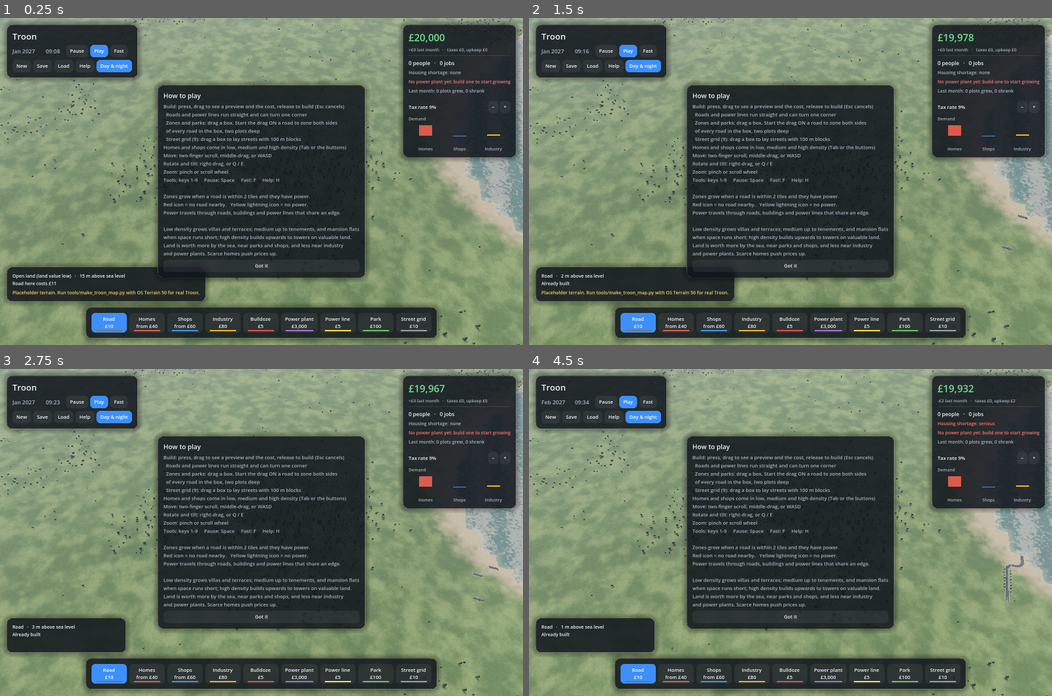
Above: before the commit, frames 1-4 (two rows, left to right).
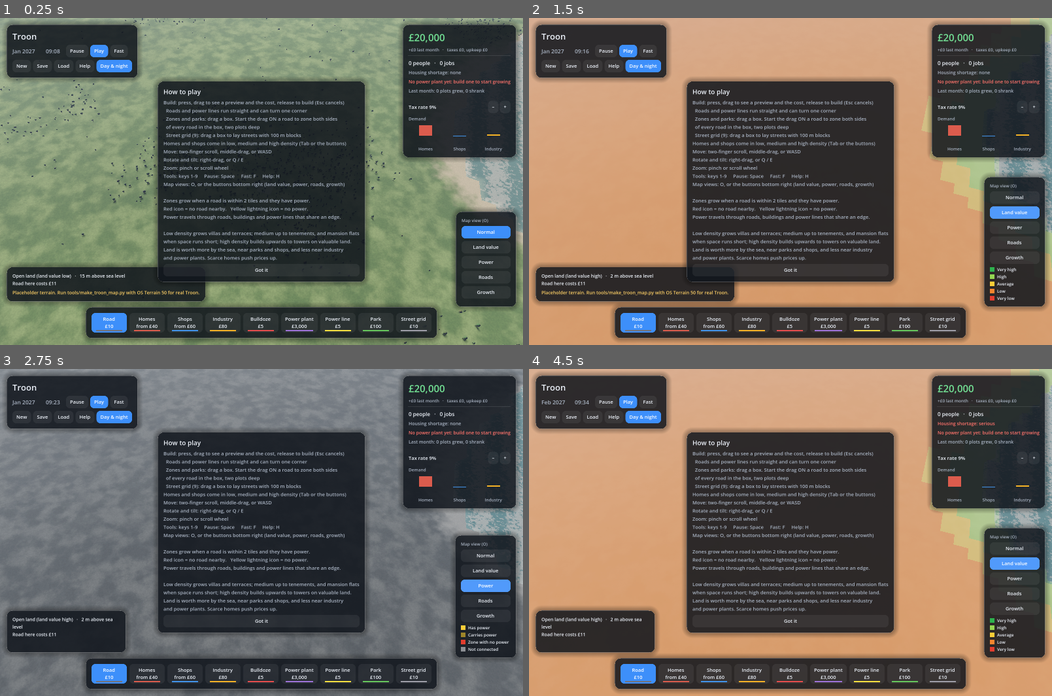
Above: after the commit, the same moments.

Repository: samdickie/city-sim-creator
Game: Godot game, scene res://game3d.tscn
The game is run twice, just before and just after one commit, with the same random seed, the same clock (stepped at 60 frames per second) and the same inputs.
Inputs (mouse positions are in pixels of both pictures, inside the frame that each line leads up to):
- Up to frame 1 (0.25 s): no input
- Up to frame 2 (1.5 s): click (1015, 246) at 0.5 s, where only the run after the commit has a clickable "Land value"; click (1015, 214) at 1.25 s, where only the run after the commit has a clickable "Land value"
- Up to frame 3 (2.75 s): click (486, 578) at 2 s, where only the run after the commit has a clickable "Power"
- Up to frame 4 (4.5 s): click (1015, 571) at 2.75 s, where only the run after the commit has a clickable "Land value"; click (1015, 594) at 3.5 s, where only the run after the commit has a clickable "Roads"; click (1015, 558) at 4.25 s, where only the run after the commit has a clickable "Land value"

The runs differ from the first frame. In frame 1, 11% of the frame differs, in the area x 29-100%, y 18-90%; in frame 2, 59%; in frame 3, 59%; in frame 4, 61%, in the area x 0-100%, y 0-100%.

Commit message:
Map overlays: land value, power, roads and growth
- O or the buttons bottom right switch the map view, with a colour key
- Ground and buildings take each plot's colour; trees, paving and parked cars hide
- Simulation gives a growth state per zone (growing, waiting, stuck, full)

Co-Authored-By: Claude Opus 5.5 <noreply@anthropic.com>
Claude-Session: https://claude.ai/code/session_01TJfN1XR5FkkXgydyT6DSGx

Diff:
--- a/scripts/game3d.gd
+++ b/scripts/game3d.gd
@@ -102,6 +102,7 @@
 	assert(Tile.keys() == Simulation.Tile.keys(), "game3d.gd Tile list differs from simulation.gd")
 	assert(Tile.keys() == WorldView.Tile.keys(), "world3d.gd Tile list differs from simulation.gd")
 	assert(Tile.keys() == Cars.Tile.keys(), "cars.gd Tile list differs from simulation.gd")
+	assert(Simulation.Growth.keys() == WorldView.Growth.keys(), "world3d.gd Growth list differs from simulation.gd")
 	_load_map()
 	_compute_slopes()
 	sim.setup(map_w, map_h, water)
@@ -135,9 +136,11 @@
 	hud.save_pressed.connect(_save_game)
 	hud.load_pressed.connect(_load_game)
 	hud.day_cycle_toggled.connect(_set_day_cycle)
+	hud.overlay_chosen.connect(_set_overlay)
 
 	_select_tool(Tool.ROAD)
 	hud.set_density(current_density)
+	_set_overlay(WorldView.Overlay.NONE)
 	_set_speed(1)
 	_refresh_hud()
 	if map_credits != "":
@@ -271,6 +274,8 @@
 				_set_speed(Settings.FAST_SPEED)
 			KEY_H:
 				hud.help_panel.visible = not hud.help_panel.visible
+			KEY_O:
+				_set_overlay((world.overlay + 1) % WorldView.Overlay.size())
 
 
 func _process(delta: float) -> void:
@@ -620,6 +625,11 @@
 	_update_info()
 
 
+func _set_overlay(kind: int) -> void:
+	world.set_overlay(kind)
+	hud.set_overlay(kind, world.overlay_legend(kind))
+
+
 func _set_day_cycle(on: bool) -> void:
 	day_cycle = on
 	if not on:
--- a/scripts/hud.gd
+++ b/scripts/hud.gd
@@ -4,6 +4,7 @@
 ##   Top right:     money, budget, people, power, tax, demand
 ##   Bottom centre: building tools with prices
 ##   Bottom left:   what's under the mouse, and messages
+##   Bottom right:  map overlays (land value, power, roads, growth) and their key
 ## It only displays things and reports button presses; the game decides what they do.
 
 signal tool_chosen(tool_id: int)
@@ -14,6 +15,7 @@
 signal save_pressed
 signal load_pressed
 signal day_cycle_toggled(on: bool)
+signal overlay_chosen(kind: int)
 
 const Settings = preload("res://scripts/settings.gd")
 
@@ -22,6 +24,12 @@
 const TEXT_DIM := Color(0.66, 0.70, 0.76)
 const GOOD := Color(0.45, 0.88, 0.58)
 const BAD := Color(1.0, 0.45, 0.42)
+const OVERLAY_NAMES := ["Normal", "Land value", "Power", "Roads", "Growth"]
+const OVERLAY_TIPS := ["The normal view",
+	"What land is worth: the sea, parks and shops raise it; industry and power plants lower it",
+	"Which plots have electricity, and what carries it",
+	"How far each plot is from a road (zones need one within 2 tiles)",
+	"Why each zone is or isn't growing"]
 
 var tool_buttons := {}
 var density_buttons := {}
@@ -40,6 +48,8 @@
 var message_label: Label
 var help_panel: PanelContainer
 var demand_box: Control
+var overlay_buttons := {}
+var legend_box: VBoxContainer
 var confirm_new: ConfirmationDialog
 var _message_time := 0.0
 var _sim                         # read for the demand bars
@@ -59,6 +69,7 @@
 	_build_top_right(root)
 	_build_toolbar(root, tools)
 	_build_info(root)
+	_build_overlays(root)
 	_build_help(root)
 
 	confirm_new = ConfirmationDialog.new()
@@ -239,6 +250,53 @@
 	box.add_child(message_label)
 
 
+func _build_overlays(root: Control) -> void:
+	var panel := _panel(root)
+	panel.anchor_left = 1.0
+	panel.anchor_right = 1.0
+	panel.anchor_top = 1.0
+	panel.anchor_bottom = 1.0
+	panel.offset_left = -20.0
+	panel.offset_right = -20.0
+	panel.offset_top = -116.0      # above the toolbar
+	panel.offset_bottom = -116.0
+	panel.grow_horizontal = Control.GROW_DIRECTION_BEGIN
+	panel.grow_vertical = Control.GROW_DIRECTION_BEGIN
+	var box := _vbox(panel)
+	box.add_child(_label("Map view (O)", 13, TEXT_DIM))
+	for kind in OVERLAY_NAMES.size():
+		var b := _button(OVERLAY_NAMES[kind], true)
+		b.custom_minimum_size = Vector2(150, 0)
+		b.tooltip_text = OVERLAY_TIPS[kind]
+		b.pressed.connect(func(): overlay_chosen.emit(kind))
+		box.add_child(b)
+		overlay_buttons[kind] = b
+	legend_box = VBoxContainer.new()
+	legend_box.add_theme_constant_override("separation", 4)
+	box.add_child(legend_box)
+
+
+func set_overlay(kind: int, legend: Array) -> void:
+	# Highlight the chosen view and show its colour key.
+	for k in overlay_buttons:
+		(overlay_buttons[k] as Button).set_pressed_no_signal(k == kind)
+	for child in legend_box.get_children():
+		child.queue_free()
+	for entry in legend:
+		var row := HBoxContainer.new()
+		row.add_theme_constant_override("separation", 8)
+		var swatch := ColorRect.new()
+		swatch.color = entry[0]
+		swatch.custom_minimum_size = Vector2(14, 14)
+		swatch.size_flags_vertical = Control.SIZE_SHRINK_CENTER
+		row.add_child(swatch)
+		var text := _label(entry[1], 13, TEXT)
+		text.custom_minimum_size = Vector2(130, 0)
+		text.autowrap_mode = TextServer.AUTOWRAP_WORD_SMART
+		row.add_child(text)
+		legend_box.add_child(row)
+
+
 func _build_help(root: Control) -> void:
 	help_panel = _panel(root)
 	help_panel.anchor_left = 0.5
@@ -259,7 +317,8 @@
 		"Move: two-finger scroll, middle-drag, or WASD\n" +
 		"Rotate and tilt: right-drag, or Q / E\n" +
 		"Zoom: pinch or scroll wheel\n" +
-		"Tools: keys 1-9     Pause: Space     Fast: F     Help: H\n\n" +
+		"Tools: keys 1-9     Pause: Space     Fast: F     Help: H\n" +
+		"Map views: O, or the buttons bottom right (land value, power, roads, growth)\n\n" +
 		"Zones grow when a road is within %d tiles and they have power.\n" % Settings.ROAD_REACH +
 		"Red icon = no road nearby.   Yellow lightning icon = no power.\n" +
 		"Power travels through roads, buildings and power lines that share an edge.\n\n" +
--- a/scripts/simulation.gd
+++ b/scripts/simulation.gd
@@ -7,6 +7,7 @@
 const Settings = preload("res://scripts/settings.gd")
 
 enum Tile { EMPTY, ROAD, HOMES, SHOPS, INDUSTRY, POWER_PLANT, POWER_LINE, PARK }
+enum Growth { NONE, GROWING, WAITING, BLOCKED, FULL }   # for the growth map
 
 # --- The city ---
 var w := 0
@@ -120,38 +121,55 @@
 
 func zone_status(i: int) -> String:
 	# A plain-English reason for what a zone plot is doing.
+	var check := _zone_check(i)
+	var text: String = check[1]
+	return text
+
+
+func growth_state(i: int) -> int:
+	# For the growth map: GROWING, WAITING (demand, space or land value),
+	# BLOCKED (needs a road or power), FULL, or NONE for anything but zones.
+	if not is_zone(tiles[i]):
+		return Growth.NONE
+	var check := _zone_check(i)
+	var state: int = check[0]
+	return state
+
+
+func _zone_check(i: int) -> Array:
+	# [Growth state, reason in plain English] for a zone plot.
 	var t: int = tiles[i]
 	if not has_road_access(i):
-		return "won't grow, needs a road within %d tiles" % Settings.ROAD_REACH
+		return [Growth.BLOCKED, "won't grow, needs a road within %d tiles" % Settings.ROAD_REACH]
 	_update_power()
 	if powered[i] == 0:
 		if _net_id[i] < 0:
-			return "no power, link it to a power plant (roads, zones and power lines carry power)"
-		return "no power, the power plant is full, build another"
+			return [Growth.BLOCKED, "no power, link it to a power plant (roads, zones and power lines carry power)"]
+		return [Growth.BLOCKED, "no power, the power plant is full, build another"]
 	var lv: int = levels[i]
 	if lv < max_level(i) and _net_spare[_net_id[i]] <= 0:
-		return "waiting, the power plant is full, build another"
+		return [Growth.BLOCKED, "waiting, the power plant is full, build another"]
 	if lv >= max_level(i):
 		if t != Tile.INDUSTRY and density[i] < 2:
-			return "fully built for %s density (zone it higher to let it grow more)" % density_name(i)
-		return "fully built up"
+			return [Growth.FULL, "fully built for %s density (zone it higher to let it grow more)" % density_name(i)]
+		return [Growth.FULL, "fully built up"]
 	var next_stage: int = stage_at(i, lv + 1)
 	if demand_for(t) < step_size(i) * 0.5:
 		match t:
 			Tile.HOMES:
-				return "waiting, the town needs more jobs first"
+				return [Growth.WAITING, "waiting, the town needs more jobs first"]
 			Tile.SHOPS:
-				return "waiting, the town needs more residents first"
+				return [Growth.WAITING, "waiting, the town needs more residents first"]
 			Tile.INDUSTRY:
-				return "waiting, the town needs more workers first"
+				return [Growth.WAITING, "waiting, the town needs more workers first"]
 	if next_stage > Settings.FREE_STAGE:
 		_update_land_value()
 		var needed: float = Settings.TALL_VALUE_NEEDED[next_stage]
 		if land_value[i] < needed:
-			return "land value too low to build taller (the sea, parks and shops nearby raise it; industry lowers it)"
+			return [Growth.WAITING, "land value too low to build taller (the sea, parks and shops nearby raise it; industry lowers it)"]
 		if density[i] < 2 and shortage_for(t) <= 0.0:
-			return "will build taller when the town runs short of space"
-	return "growing"
+			return [Growth.WAITING, "will build taller when the town runs short of space"]
+	return [Growth.GROWING, "growing"]
 
 
 func demand_for(t: int) -> float:
--- a/scripts/world3d.gd
+++ b/scripts/world3d.gd
@@ -152,6 +152,25 @@
 var _tree_crown_idx := PackedInt32Array()
 var _trees_in_tile := {}                       # tile index -> Array of tree numbers
 var _tile_has_trees := PackedByteArray()       # 1 = that tile's trees are showing
+# --- Map overlays (land value, power, roads, growth) ---
+enum Overlay { NONE, LAND_VALUE, POWER, ROADS, GROWTH }
+enum Growth { NONE, GROWING, WAITING, BLOCKED, FULL }   # same order as simulation.gd
+const OV_RED := Color(0.88, 0.24, 0.18)
+const OV_ORANGE := Color(0.96, 0.52, 0.18)
+const OV_YELLOW := Color(0.97, 0.80, 0.22)
+const OV_LIGHT_GREEN := Color(0.58, 0.84, 0.32)
+const OV_GREEN := Color(0.18, 0.70, 0.30)
+const OV_BLUE := Color(0.30, 0.56, 0.95)
+const OV_GREY := Color(0.55, 0.56, 0.58)
+const OV_DARK_YELLOW := Color(0.62, 0.52, 0.16)
+var overlay: int = Overlay.NONE
+var overlay_image: Image
+var overlay_texture: ImageTexture
+var roof_material: ShaderMaterial
+var _wall_owner := PackedInt32Array()     # which plot each wall belongs to
+var _wall_base := PackedColorArray()      # each wall's own colour
+var _roof_owner := PackedInt32Array()
+var _roof_base := PackedColorArray()
 var _hidden := Transform3D(Basis.from_scale(Vector3(0.001, 0.001, 0.001)), Vector3(0, -500, 0))
 
 
@@ -264,12 +283,15 @@
 	zone_texture = ImageTexture.create_from_image(zone_image)
 	warn_image = Image.create_empty(map_w, map_h, false, Image.FORMAT_RGBA8)
 	warn_texture = ImageTexture.create_from_image(warn_image)
+	overlay_image = Image.create_empty(map_w, map_h, false, Image.FORMAT_RGBA8)
+	overlay_texture = ImageTexture.create_from_image(overlay_image)
 
 	terrain_material = ShaderMaterial.new()
 	terrain_material.shader = TERRAIN_SHADER
 	terrain_material.set_shader_parameter("map_size", Vector2(map_w, map_h) * cell)
 	terrain_material.set_shader_parameter("zone_map", zone_texture)
 	terrain_material.set_shader_parameter("warn_map", warn_texture)
+	terrain_material.set_shader_parameter("overlay_map", overlay_texture)
 	var grass := _optional_texture("grass")
 	var sand := _optional_texture("sand")
 	var rock := _optional_texture("rock")
@@ -324,6 +346,7 @@
 	add_child(walls)
 
 	var roof_mat := ShaderMaterial.new()
+	roof_material = roof_mat
 	roof_mat.shader = ROOF_SHADER
 	var slate := _optional_texture("slate")
 	if slate:
@@ -504,6 +527,8 @@
 	zone_texture.update(zone_image)
 	warn_texture.update(warn_image)
 	_build_alerts()
+	if overlay != Overlay.NONE:
+		_paint_overlay()
 	if layout_changed:
 		_build_roads(tiles)
 		_build_power_lines(tiles)
@@ -574,9 +599,13 @@
 	_parked_items.clear()
 	_extra_trees.clear()
 	_values = sim.land_value_map()
+	_wall_owner.clear()
+	_roof_owner.clear()
 	for i in tiles.size():
 		var t := tiles[i]
 		var lv := levels[i]
+		var walls_before := wall_list.size()
+		var roofs_before := roof_list.size()
 		if t == Tile.POWER_PLANT:
 			_plan_plant(i, wall_list, chimney_list)
 		elif ZONE_TINTS.has(t) and lv > 0:
@@ -585,8 +614,16 @@
 			_plan_site(i, t, wall_list)
 		elif t == Tile.EMPTY and _infill[i] > 0:
 			_plan_infill(i)
+		for n in wall_list.size() - walls_before:
+			_wall_owner.append(i)
+		for n in roof_list.size() - roofs_before:
+			_roof_owner.append(i)
 	_fill(walls.multimesh, wall_list, true)
 	_fill(roofs.multimesh, roof_list, false)
+	_wall_base = _colours_of(wall_list)
+	_roof_base = _colours_of(roof_list)
+	if overlay != Overlay.NONE:
+		_recolour_buildings()
 	_fill(chimneys.multimesh, chimney_list, false)
 	_fill(paving.multimesh, _paving_items, false)
 	_fill(props.multimesh, _prop_items, false)
@@ -600,6 +637,15 @@
 	_build_city_trees(tiles, levels)
 
 
+func _colours_of(items: Array) -> PackedColorArray:
+	var out := PackedColorArray()
+	out.resize(items.size())
+	for n in items.size():
+		var item: Array = items[n]
+		out[n] = item[1]
+	return out
+
+
 func _fill(mm: MultiMesh, items: Array, custom: bool) -> void:
 	mm.instance_count = items.size()
 	for n in items.size():
@@ -608,6 +654,127 @@
 		mm.set_instance_color(n, item[1])
 		if custom:
 			mm.set_instance_custom_data(n, item[2])
+
+
+# ------------------------------------------------------------------ overlays
+
+func set_overlay(kind: int) -> void:
+	# Colour the map by land value, power, road access or growth (NONE = normal view).
+	overlay = kind
+	var on := kind != Overlay.NONE
+	terrain_material.set_shader_parameter("overlay_on", on)
+	wall_material.set_shader_parameter("overlay_on", on)
+	roof_material.set_shader_parameter("overlay_on", on)
+	# Trees, paving and parked cars would hide the colours on the ground.
+	for node: GeometryInstance3D in [paving, props, parked_bodies, parked_cabins,
+			trunks, crowns, cones, city_trunks, city_crowns]:
+		node.visible = not on
+	if on:
+		_paint_overlay()
+	else:
+		_recolour_buildings()
+
+
+func overlay_legend(kind: int) -> Array:
+	# [[colour, label], ...] for the key on screen.
+	match kind:
+		Overlay.LAND_VALUE:
+			return [[OV_GREEN, "Very high"], [OV_LIGHT_GREEN, "High"], [OV_YELLOW, "Average"],
+				[OV_ORANGE, "Low"], [OV_RED, "Very low"]]
+		Overlay.POWER:
+			return [[OV_YELLOW, "Has power"], [OV_DARK_YELLOW, "Carries power"],
+				[OV_RED, "Zone with no power"], [OV_GREY, "Not connected"]]
+		Overlay.ROADS:
+			return [[OV_GREY, "Road"], [OV_GREEN, "Next to a road"],
+				[OV_LIGHT_GREEN, "Near enough to grow"], [OV_RED, "Zone too far from a road"]]
+		Overlay.GROWTH:
+			return [[OV_GREEN, "Growing"], [OV_YELLOW, "Waiting (demand, space or land value)"],
+				[OV_RED, "Stuck (needs a road or power)"], [OV_BLUE, "Fully built"]]
+	return []
+
+
+func _paint_overlay() -> void:
+	var tiles: PackedByteArray = sim.tiles
+	var values: PackedFloat32Array = sim.land_value_map()
+	var power: PackedByteArray = sim.power_map()
+	var reach: PackedByteArray = sim.road_reach_map()
+	for y in map_h:
+		for x in map_w:
+			var i := y * map_w + x
+			overlay_image.set_pixel(x, y, _overlay_colour(i, tiles[i], values, power, reach))
+	overlay_texture.update(overlay_image)
+	_recolour_buildings()
+
+
+func _overlay_colour(i: int, t: int, values: PackedFloat32Array, power: PackedByteArray,
+		reach: PackedByteArray) -> Color:
+	var none := Color(0, 0, 0, 0)
+	if water[i] == 1:
+		return none
+	var zone := t == Tile.HOMES or t == Tile.SHOPS or t == Tile.INDUSTRY
+	match overlay:
+		Overlay.LAND_VALUE:
+			# Bands match the hover text and the land value tall buildings need.
+			var v := values[i]
+			var c := OV_RED
+			if v >= 0.65:
+				c = OV_GREEN
+			elif v >= 0.5:
+				c = OV_LIGHT_GREEN
+			elif v >= 0.35:
+				c = OV_YELLOW
+			elif v >= 0.2:
+				c = OV_ORANGE
+			return Color(c, 0.85)
+		Overlay.POWER:
+			if t == Tile.EMPTY:
+				return none
+			if zone:
+				return Color(OV_YELLOW if power[i] == 1 else OV_RED, 0.9)
+			return Color(OV_DARK_YELLOW if power[i] == 1 else OV_GREY, 0.8)
+		Overlay.ROADS:
+			if t == Tile.ROAD:
+				return Color(OV_GREY, 0.8)
+			if reach[i] == 1:
+				return Color(OV_GREEN, 0.8)
+			if reach[i] <= Settings.ROAD_REACH:
+				return Color(OV_LIGHT_GREEN, 0.7)
+			if zone:
+				return Color(OV_RED, 0.9)
+			return none
+		Overlay.GROWTH:
+			if not zone:
+				return none
+			var state: int = sim.growth_state(i)
+			match state:
+				Growth.GROWING:
+					return Color(OV_GREEN, 0.9)
+				Growth.WAITING:
+					return Color(OV_YELLOW, 0.9)
+				Growth.BLOCKED:
+					return Color(OV_RED, 0.9)
+				Growth.FULL:
+					return Color(OV_BLUE, 0.9)
+	return none
+
+
+func _recolour_buildings() -> void:
+	# In an overlay, each building takes its plot's colour; otherwise its own.
+	_recolour(walls.multimesh, _wall_owner, _wall_base)
+	_recolour(roofs.multimesh, _roof_owner, _roof_base)
+
+
+func _recolour(mm: MultiMesh, owners: PackedInt32Array, base: PackedColorArray) -> void:
+	var count := mini(mini(owners.size(), base.size()), mm.instance_count)
+	for n in count:
+		if overlay == Overlay.NONE:
+			mm.set_instance_color(n, base[n])
+			continue
+		var i := owners[n]
+		var c := overlay_image.get_pixel(i % map_w, i / map_w)
+		# Buildings use linear colour; the image is in sRGB like the ground.
+		mm.set_instance_color(n, OV_GREY.srgb_to_linear() if c.a < 0.05 \
+			else Color(c.r, c.g, c.b).srgb_to_linear())
 
 
 # ------------------------------------------------------------------- hover
--- a/shaders/building.gdshader
+++ b/shaders/building.gdshader
@@ -15,6 +15,7 @@
 uniform float wall_texture_metres = 3.0;
 uniform vec3 wall_average = vec3(0.255, 0.22, 0.157);   // the stone photo's average colour (linear)
 uniform float night = 0.0;                                // 0 = day, 1 = night: lights come on
+uniform bool overlay_on = false;   // map overlay: COLOR is the plot's overlay colour
 
 varying vec3 local_pos;
 varying vec3 local_normal;
@@ -186,6 +187,13 @@
 		}
 	}
 
+	if (overlay_on) {
+		// Map overlay: the plot's colour dominates (windows still show faintly).
+		colour = mix(colour, wall_colour, 0.75);
+		glow = glow * 0.2 + wall_colour * 0.15;
+		metal = 0.0;
+		rough = 0.8;
+	}
 	ALBEDO = colour;
 	ROUGHNESS = rough;
 	METALLIC = metal;
--- a/shaders/roof.gdshader
+++ b/shaders/roof.gdshader
@@ -6,6 +6,7 @@
 uniform bool use_texture = false;
 uniform sampler2D roof_tex : source_color, filter_linear_mipmap_anisotropic, repeat_enable;
 uniform vec3 roof_average = vec3(0.284, 0.243, 0.18);   // the slate photo's average colour (linear)
+uniform bool overlay_on = false;   // map overlay: COLOR is the plot's overlay colour
 
 varying vec3 world_pos;
 varying vec3 roof_colour;
@@ -29,6 +30,10 @@
 		colour *= mix(0.8, 1.0, smoothstep(0.0, 0.15, course));
 		colour *= 0.9 + 0.15 * hash(floor(p / vec2(0.3, 0.25)));
 	}
+	if (overlay_on) {
+		colour = mix(colour, roof_colour, 0.6);
+		EMISSION = roof_colour * 0.15;
+	}
 	ALBEDO = colour;
 	ROUGHNESS = 0.6;
 	SPECULAR = 0.4;
--- a/shaders/terrain.gdshader
+++ b/shaders/terrain.gdshader
@@ -8,6 +8,8 @@
 uniform sampler2D zone_map : source_color, filter_nearest;  // zone tint per tile (alpha = strength)
 uniform sampler2D warn_map : filter_nearest;        // R = no road, G = no power
 uniform float time_now = 0.0;
+uniform sampler2D overlay_map : source_color, filter_nearest;  // map overlay colour per tile
+uniform bool overlay_on = false;                    // showing a map overlay (land value, power...)
 
 uniform bool use_textures = false;
 uniform sampler2D grass_tex : source_color, filter_linear_mipmap_anisotropic, repeat_enable;
@@ -91,7 +93,14 @@
 	// Zone colours and warnings, one map tile at a time.
 	vec2 tile_uv = p / map_size;
 	bool inside = tile_uv.x >= 0.0 && tile_uv.y >= 0.0 && tile_uv.x <= 1.0 && tile_uv.y <= 1.0;
-	if (inside) {
+	vec3 glow = vec3(0.0);
+	if (inside && overlay_on) {
+		// Map overlay: plain grey ground with each tile's colour on top.
+		vec4 ov = texture(overlay_map, tile_uv);
+		colour = vec3(dot(colour, vec3(0.33))) * 0.7;
+		colour = mix(colour, ov.rgb, ov.a);
+		glow = ov.rgb * ov.a * 0.15;                    // still readable at night
+	} else if (inside) {
 		vec4 zone = texture(zone_map, tile_uv);
 		colour = mix(colour, zone.rgb, zone.a);
 		vec4 warn = texture(warn_map, tile_uv);
@@ -104,6 +113,7 @@
 	}
 
 	ALBEDO = colour;
+	EMISSION = glow;
 	ROUGHNESS = mix(0.95, 0.75, beach);
 	SPECULAR = 0.3;
 }
Not shown, changed: GAME_DESIGN.md
